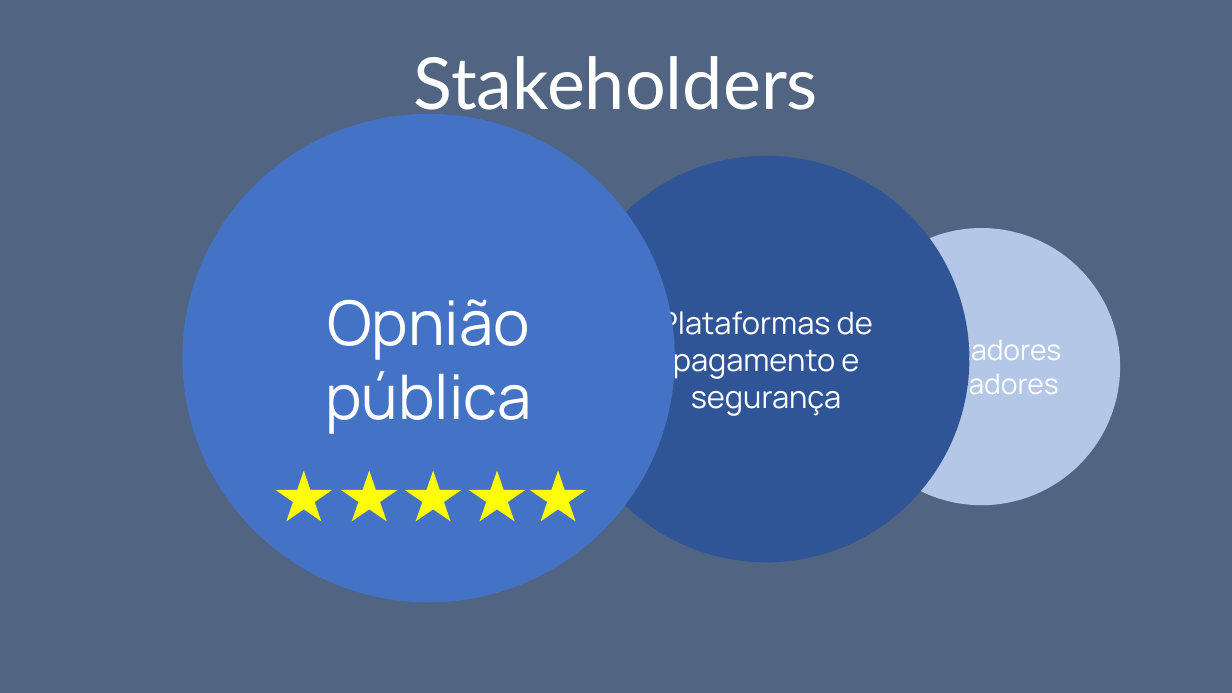
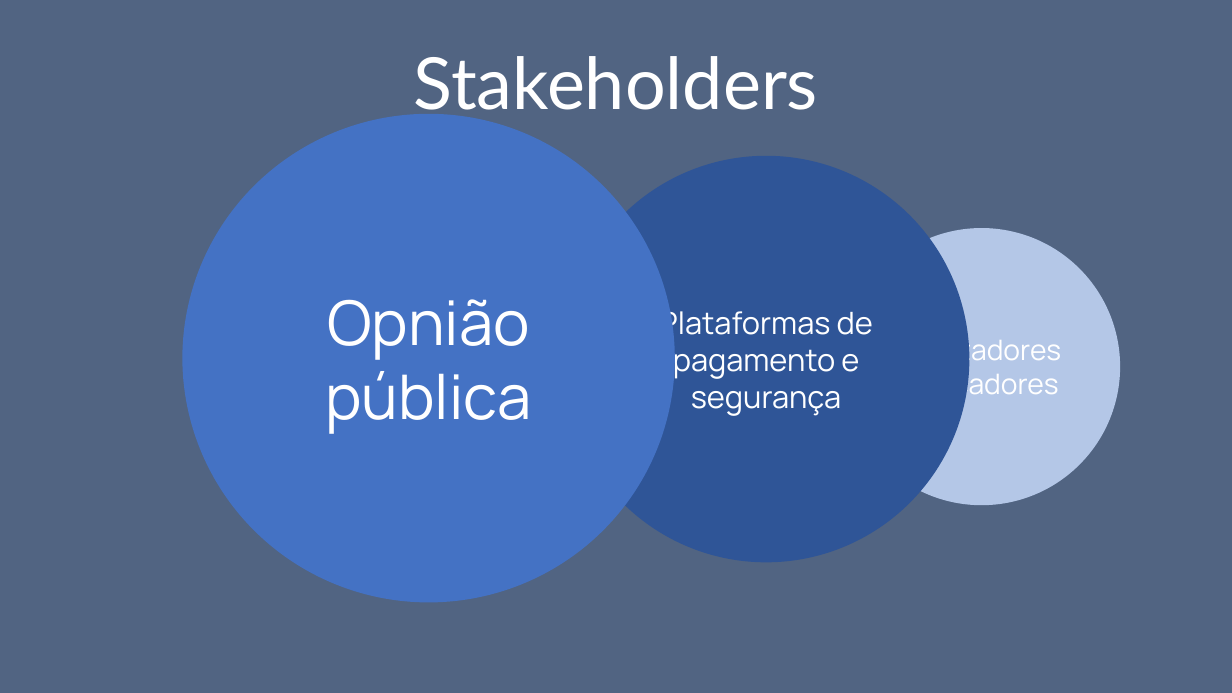
Before and after one commit to ICEI-PUC-Minas-PPLCC-TI/ti-1-ppl-cc-m2-20231-prestador-de-servicos, a slide deck: slide 9 of docs/apresentacao/iWork 1.pptx (slide 13 before the commit). Drawn at 1232x693 pixels with LibreOffice and Linux fonts; fonts in the diff are those of the drawing; background and template pictures are left out. Boxes give left, top, right and bottom in pixels: in the first picture for what was removed or moved away, otherwise in the second. Text is boxed around its words. In the diff, an @@ line names an element or a change of style, - is before the commit and + after.

```diff
--- a/docs/apresentacao/iWork 1.pptx
+++ b/docs/apresentacao/iWork 1.pptx
@@ star removed at (275, 470, 332, 521) @@
@@ star removed at (341, 470, 397, 521) @@
@@ star removed at (405, 470, 461, 521) @@
@@ star removed at (469, 470, 525, 521) @@
@@ star removed at (530, 470, 586, 521) @@
```
Also in this commit, not shown: 3 other slides changed, 1 slide added, 4 slides removed, 9 other files.
